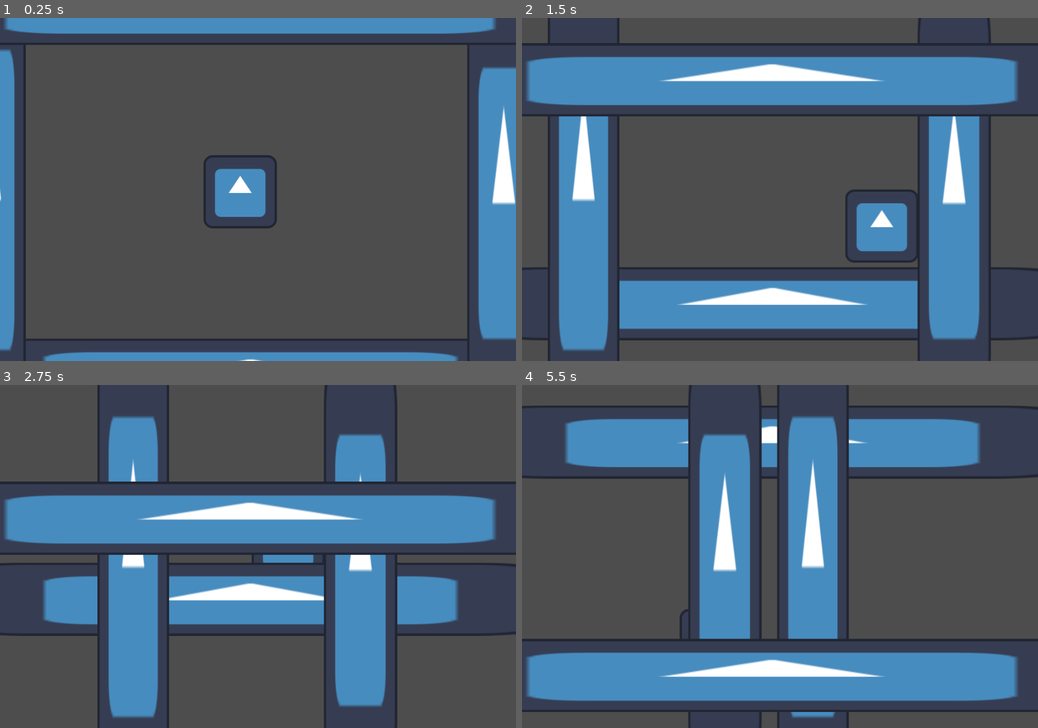
Above: before the commit, frames 1-4 (two rows, left to right).
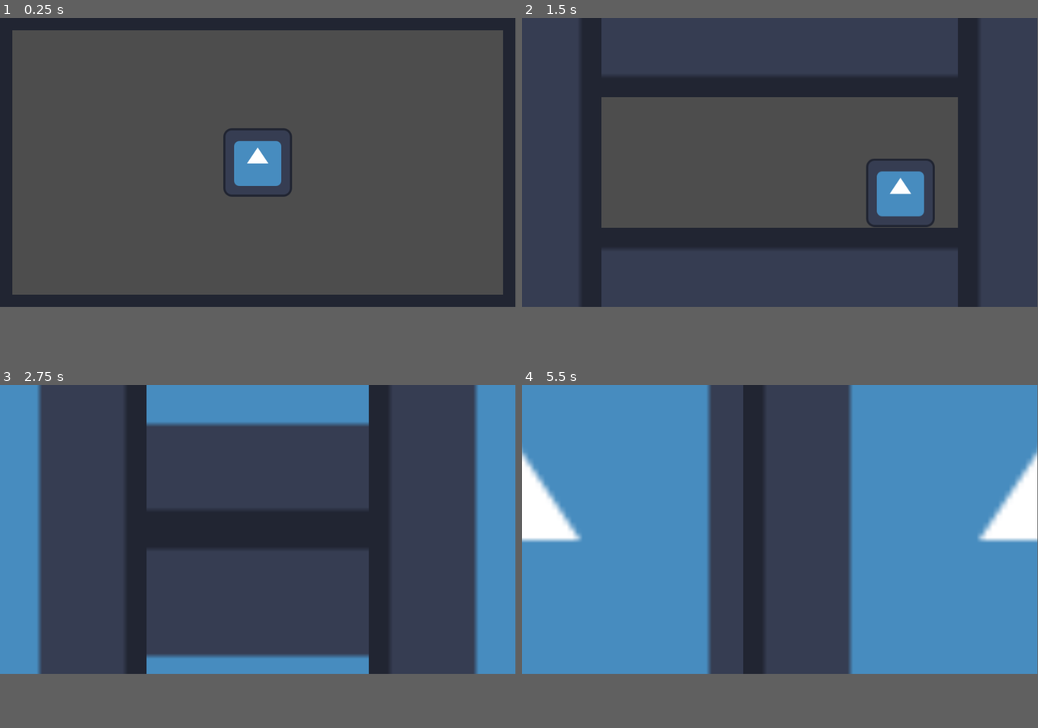
Above: after the commit, the same moments.

Repository: Compsciler/Unsquished
Game: Godot game, scene res://node_2d.tscn
Two runs of this game, one before a commit and one after it. Both use one fixed random seed, a clock stepped at 60 frames per second and the inputs below. The engine's default icon, where the game draws it, is replaced by a stand-in: a white triangle on a blue panel in a dark square.
Inputs:
- Up to frame 1 (0.25 s): no input
- Up to frame 2 (1.5 s): hold D (right) 0.53-1.28 s; tap J (hit) at 0.6 s; hold S (down) from 1.28 s (still down); tap Space (super) at 1.35 s
- Up to frame 3 (2.75 s): release S (down) at 2.03 s; hold D (right) from 2.03 s (still down); tap J (hit) at 2.1 s
- Up to frame 4 (5.5 s): release D (right) at 2.78 s; hold W (up) 2.78-3.53 s; tap Space (super) at 2.85, 4.35 s; hold A (left) 3.53-5.03 s; tap J (hit) at 3.6, 5.1 s; hold S (down) from 5.03 s (still down)
In our replay, the window is 800x533 before the commit and 799x449 after it. These sizes can differ from the game's own. Grey fills any space a smaller window leaves; there, only what the larger window draws over its background counts as a difference.

The runs differ from the first frame. In frame 1, 23% of the frame differs, in the area x 0-100%, y 0-100%; in frame 2, 48%; in frame 3, 55%; in frame 4, 75%.

Commit message:
Change player and walls to be centered and aligned

Diff:
--- a/node_2d.tscn
+++ b/node_2d.tscn
@@ -10,6 +10,9 @@
 [sub_resource type="CircleShape2D" id="CircleShape2D_qqckv"]
 radius = 134.629
 
+[sub_resource type="WorldBoundaryShape2D" id="WorldBoundaryShape2D_bjkvj"]
+normal = Vector2(0, 1)
+
 [sub_resource type="WorldBoundaryShape2D" id="WorldBoundaryShape2D_e50qt"]
 
 [sub_resource type="WorldBoundaryShape2D" id="WorldBoundaryShape2D_7y3hh"]
@@ -18,13 +21,10 @@
 [sub_resource type="WorldBoundaryShape2D" id="WorldBoundaryShape2D_ygoia"]
 normal = Vector2(-1, 0)
 
-[sub_resource type="WorldBoundaryShape2D" id="WorldBoundaryShape2D_bjkvj"]
-normal = Vector2(0, 1)
-
 [node name="Node2D" type="Node2D"]
 
 [node name="CharacterBody2D" type="CharacterBody2D" parent="."]
-position = Vector2(419, 304)
+position = Vector2(480, 270)
 collision_mask = 2
 script = ExtResource("1_h34pj")
 
@@ -41,56 +41,56 @@
 position = Vector2(2, 0)
 shape = SubResource("CircleShape2D_qqckv")
 
+[node name="UpWall" type="AnimatableBody2D" parent="." groups=["wall"]]
+position = Vector2(480, 0)
+collision_layer = 2
+script = ExtResource("3_rptvh")
+
+[node name="Sprite2D3" type="Sprite2D" parent="UpWall"]
+position = Vector2(0, -640)
+scale = Vector2(10, 10)
+texture = ExtResource("1_fke2k")
+
+[node name="CollisionShape2D" type="CollisionShape2D" parent="UpWall"]
+shape = SubResource("WorldBoundaryShape2D_bjkvj")
+
 [node name="DownWall" type="AnimatableBody2D" parent="." groups=["wall"]]
-position = Vector2(405, 581)
+position = Vector2(480, 540)
 collision_layer = 2
 script = ExtResource("3_rptvh")
 
 [node name="Sprite2D" type="Sprite2D" parent="DownWall"]
-position = Vector2(32, 67)
-scale = Vector2(8.17438, 1)
+position = Vector2(0, 640)
+scale = Vector2(10, 10)
 texture = ExtResource("1_fke2k")
 
 [node name="CollisionShape2D" type="CollisionShape2D" parent="DownWall"]
 shape = SubResource("WorldBoundaryShape2D_e50qt")
 
 [node name="LeftWall" type="AnimatableBody2D" parent="." groups=["wall"]]
-position = Vector2(23, 309)
+position = Vector2(0, 270)
 collision_layer = 2
 script = ExtResource("3_rptvh")
 
 [node name="Sprite2D2" type="Sprite2D" parent="LeftWall"]
-position = Vector2(-64, -3)
-scale = Vector2(0.97516, 6.24)
+position = Vector2(-640, 0)
+scale = Vector2(10, 10)
 texture = ExtResource("1_fke2k")
 
 [node name="CollisionShape2D" type="CollisionShape2D" parent="LeftWall"]
 shape = SubResource("WorldBoundaryShape2D_7y3hh")
 
 [node name="RightWall" type="AnimatableBody2D" parent="." groups=["wall"]]
-position = Vector2(838, 301)
+position = Vector2(960, 270)
 collision_layer = 2
 script = ExtResource("3_rptvh")
 
 [node name="Sprite2D2" type="Sprite2D" parent="RightWall"]
-position = Vector2(64, 12)
-scale = Vector2(1, 5.64)
+position = Vector2(640, 0)
+scale = Vector2(10, 10)
 texture = ExtResource("1_fke2k")
 
 [node name="CollisionShape2D" type="CollisionShape2D" parent="RightWall"]
 shape = SubResource("WorldBoundaryShape2D_ygoia")
 
-[node name="TopWall" type="AnimatableBody2D" parent="." groups=["wall"]]
-position = Vector2(432, 22)
-collision_layer = 2
-script = ExtResource("3_rptvh")
-
-[node name="Sprite2D3" type="Sprite2D" parent="TopWall"]
-position = Vector2(4, -62)
-scale = Vector2(9.68, 1)
-texture = ExtResource("1_fke2k")
-
-[node name="CollisionShape2D" type="CollisionShape2D" parent="TopWall"]
-shape = SubResource("WorldBoundaryShape2D_bjkvj")
-
 [connection signal="body_entered" from="CharacterBody2D/Area2D" to="CharacterBody2D" method="_on_area_2d_body_entered"]
--- a/project.godot
+++ b/project.godot
@@ -17,8 +17,8 @@
 
 [display]
 
-window/size/viewport_width=900
-window/size/viewport_height=600
+window/size/viewport_width=960
+window/size/viewport_height=540
 
 [input]
 
